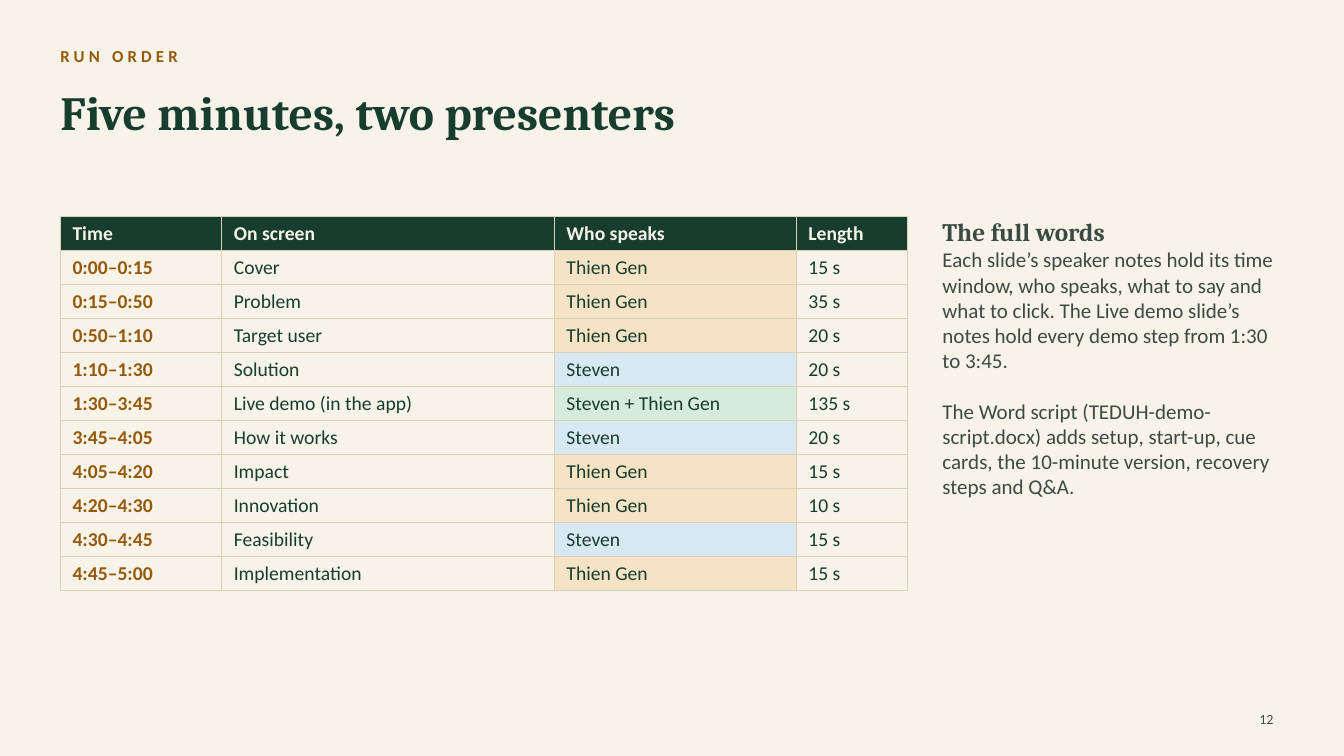
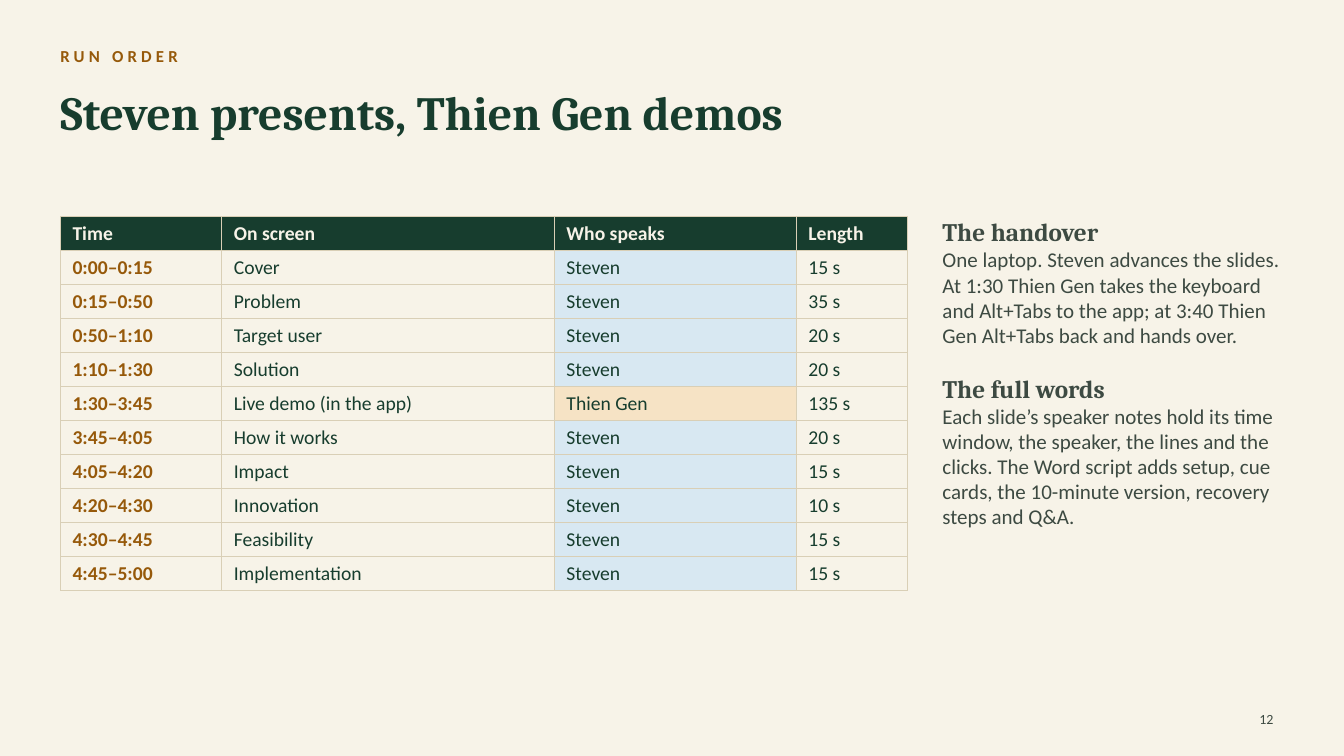
Before and after one commit to evan-2005/Teduh, a slide deck: slide 12 of pitch/TEDUH-pitch-deck.pptx. Drawn at 1344x756 pixels with LibreOffice and Linux fonts; fonts in the diff are those of the drawing. Boxes give left, top, right and bottom in pixels: in the first picture for what was removed or moved away, otherwise in the second. Text is boxed around its words. In the diff, an @@ line names an element or a change of style, - is before the commit and + after.

```diff
--- a/pitch/TEDUH-pitch-deck.pptx
+++ b/pitch/TEDUH-pitch-deck.pptx
@@ title at [60, 97, 783, 140]: text changed @@
-Five minutes, two presenters
+Steven presents, Thien Gen demos
@@ table at [60, 217, 907, 587] @@
-row 2, column 3: Thien Gen
+row 2, column 3: Steven
-row 3, column 3: Thien Gen
+row 3, column 3: Steven
-row 4, column 3: Thien Gen
+row 4, column 3: Steven
-row 6, column 3: Steven + Thien Gen
+row 6, column 3: Thien Gen
-row 8, column 3: Thien Gen
+row 8, column 3: Steven
-row 9, column 3: Thien Gen
+row 9, column 3: Steven
-row 11, column 3: Thien Gen
+row 11, column 3: Steven
@@ fill #F6E3C5 to #D8E8F2 in 6 cells @@
@@ fill #D7EBDD to #F6E3C5 in row 6, column 3 @@
@@ text at [942, 223, 1279, 343]: paragraphs added @@
+The handover
+One laptop. Steven advances the slides. At 1:30 Thien Gen takes the keyboard and Alt+Tabs to the app; at 3:40 Thien Gen Alt+Tabs back and hands over.
@@ text at [942, 409, 1273, 528]: text changed @@
-Each slide’s speaker notes hold its time window, who speaks, what to say and what to click. The Live demo slide’s notes hold every demo step from 1:30 to 3:45.
-The Word script (TEDUH-demo-script.docx) adds setup, start-up, cue cards, the 10-minute version, recovery steps and Q&A.
+Each slide’s speaker notes hold its time window, the speaker, the lines and the clicks. The Word script adds setup, cue cards, the 10-minute version, recovery steps and Q&A.
```
Also in this commit, not shown: 2 other slides changed, 32 other files.
